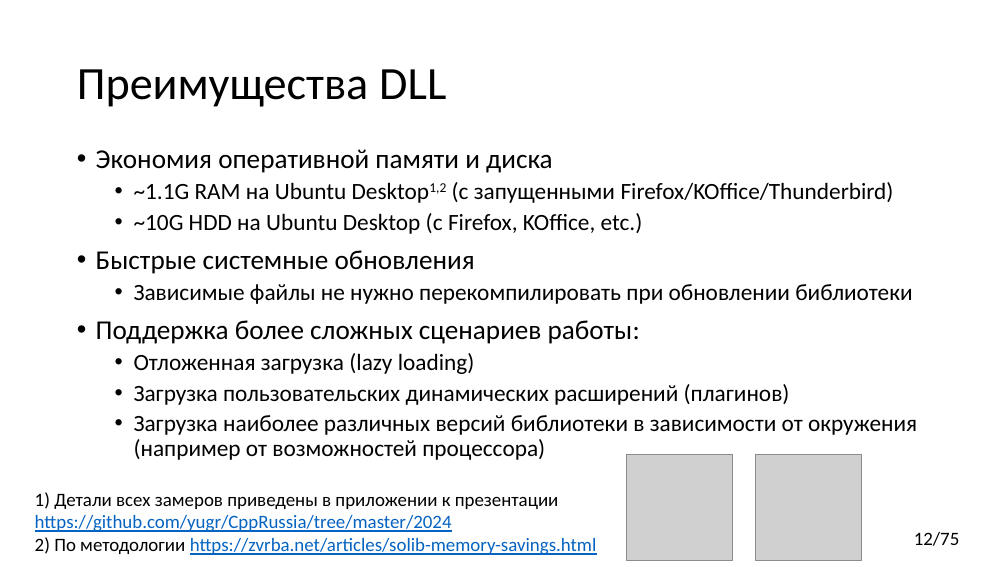
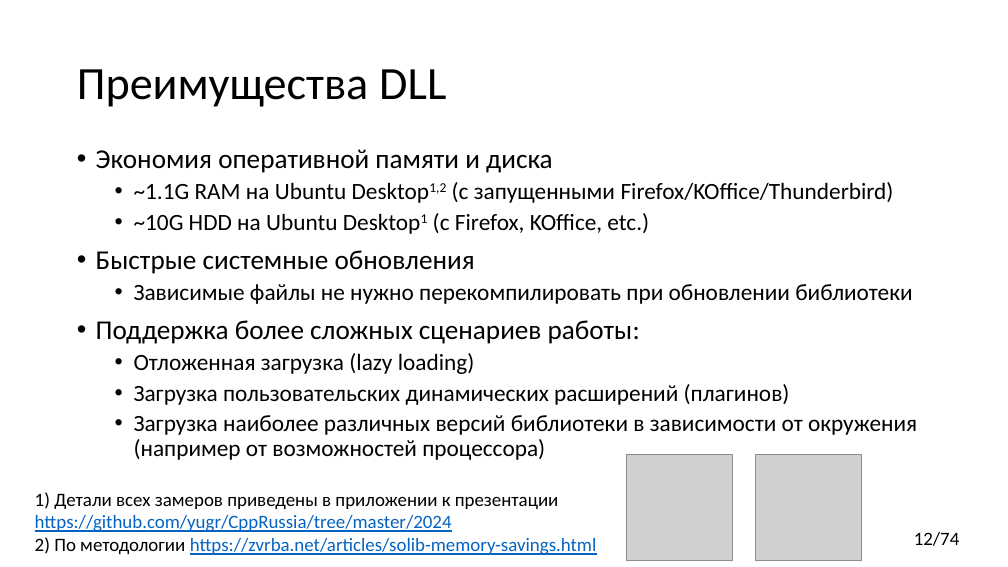
Before and after one commit to yugr/CppRussia, a slide deck: slide 12 of 2024/RU.pptx. Drawn at 1008x567 pixels with LibreOffice and Linux fonts; fonts in the diff are those of the drawing; grey boxes stand for pictures. Boxes give left, top, right and bottom in pixels: in the first picture for what was removed or moved away, otherwise in the second. Text is boxed around its words. In the diff, an @@ line names an element or a change of style, - is before the commit and + after.

```diff
--- a/2024/RU.pptx
+++ b/2024/RU.pptx
@@ text at bbox=[134, 213, 649, 233]: text changed @@
-  • ~10G HDD на Ubuntu Desktop (с Firefox, KOffice, etc.)
+  • ~10G HDD на Ubuntu Desktop1 (с Firefox, KOffice, etc.)
@@ page number at bbox=[914, 532, 960, 546]: text changed @@
-12/75
+12/74
```
Also in this commit, not shown: 5 other slides changed.
